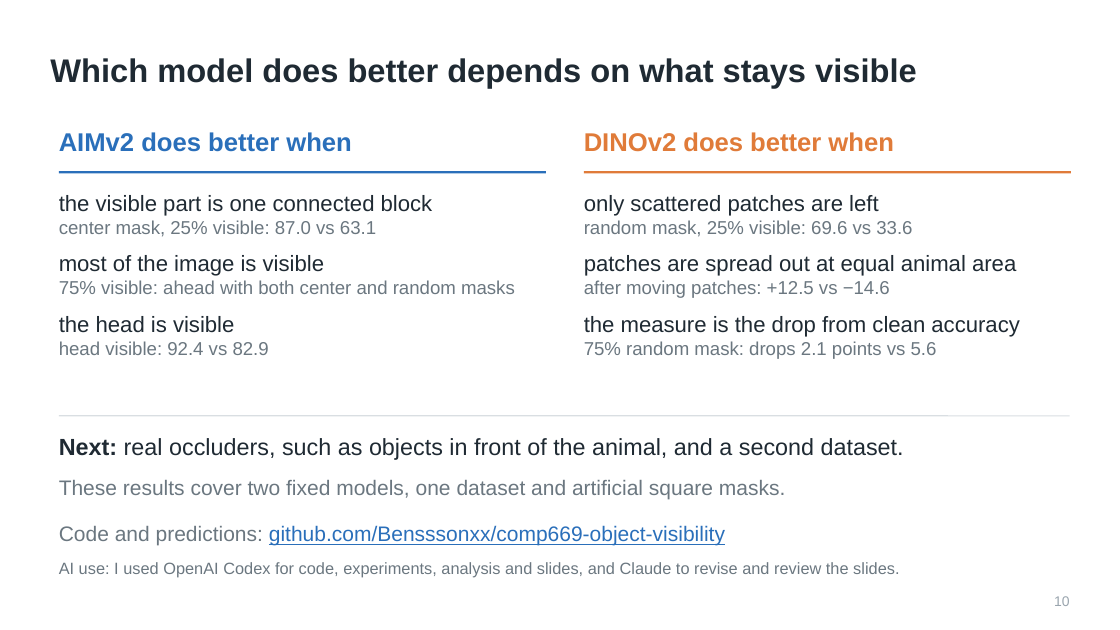
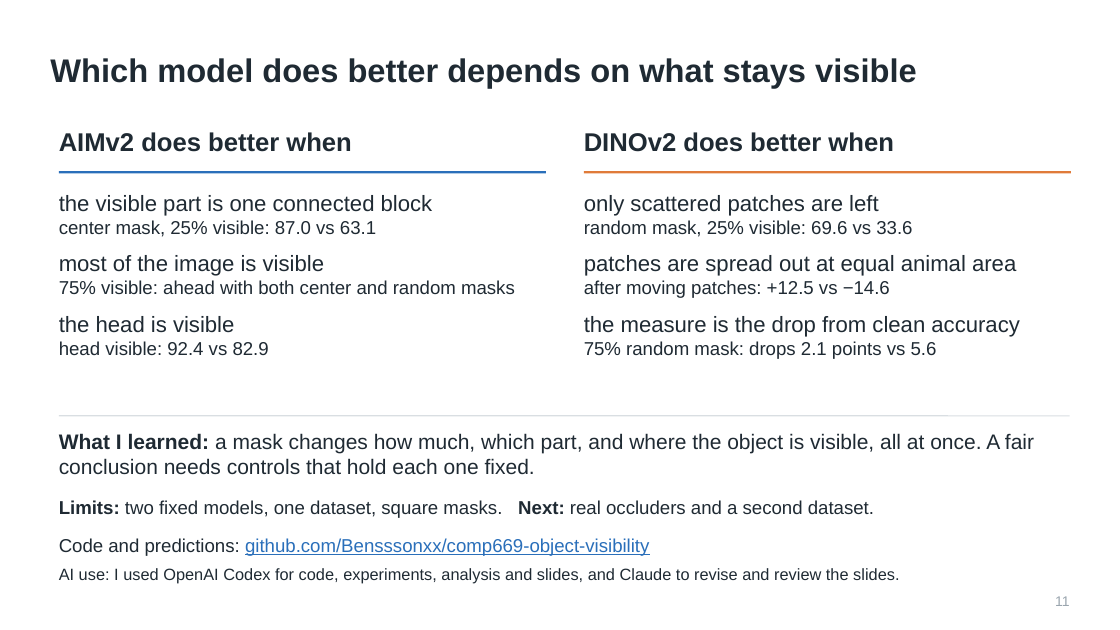
Before and after one commit to Bensssonxx/comp669-object-visibility, a slide deck: slide 11 of final/COMP669_Occlusion_Final.pptx (slide 10 before the commit). Drawn at 1120x630 pixels with LibreOffice and Linux fonts; fonts in the diff are those of the drawing. Boxes give left, top, right and bottom in pixels: in the first picture for what was removed or moved away, otherwise in the second. Text is boxed around its words. In the diff, an @@ line names an element or a change of style, - is before the commit and + after.

```diff
--- a/final/COMP669_Occlusion_Final.pptx
+++ b/final/COMP669_Occlusion_Final.pptx
@@ text "AIMv2 does better when" at box(59, 132, 351, 152): text colour #2A6FBA to #1F2A33 @@
@@ text "DINOv2 does better when" at box(584, 132, 893, 152): text colour #E07B39 to #1F2A33 @@
@@ text at box(59, 220, 515, 355): text colour #6B7780 to #1F2A33 in "center mask, 25% visible: 87.0 vs 63.1", "75% visible: ahead with both center and ...", "head visible: 92.4 vs 82.9" @@
@@ text at box(584, 220, 937, 359): text colour #6B7780 to #1F2A33 in "random mask, 25% visible: 69.6 vs 33.6", "after moving patches: +12.5 vs −14.6", "75% random mask: drops 2.1 points vs ..." @@
@@ text at box(59, 433, 1034, 475): text changed; size 20 to 18 pt @@
-Next: real occluders, such as objects in front of the animal, and a second dataset.
+What I learned: a mask changes how much, which part, and where the object is visible, all at once. A fair conclusion needs controls that hold each one fixed.
@@ text at box(59, 500, 874, 518): text changed; size 18 to 16 pt; text colour #6B7780 to #1F2A33 @@
-These results cover two fixed models, one dataset and artificial square masks.
+Limits: two fixed models, one dataset, square masks. Next: real occluders and a second dataset.
@@ text "Code and predictions: github.com/Bensssonxx/comp669-object-v ...": place and size @@
-text "Code and predictions: github.com/Bensssonxx/comp669-object-v ..." at box(59, 525, 725, 546)
+text "Code and predictions: github.com/Bensssonxx/comp669-object-v ..." at box(59, 538, 649, 556)
@@ text "Code and predictions: github.com/Bensssonxx/comp669-object-v ..." at box(59, 538, 649, 556): size 18 to 16 pt; text colour #6B7780 to #1F2A33 in "Code and predictions:" @@
@@ text "AI use: I used OpenAI ..." at box(59, 568, 899, 584): text colour #6B7780 to #1F2A33 @@
@@ page number at box(1055, 596, 1069, 606): text changed @@
-10
+11
```
Also in this commit, not shown: 5 other slides changed, 2 other files.
